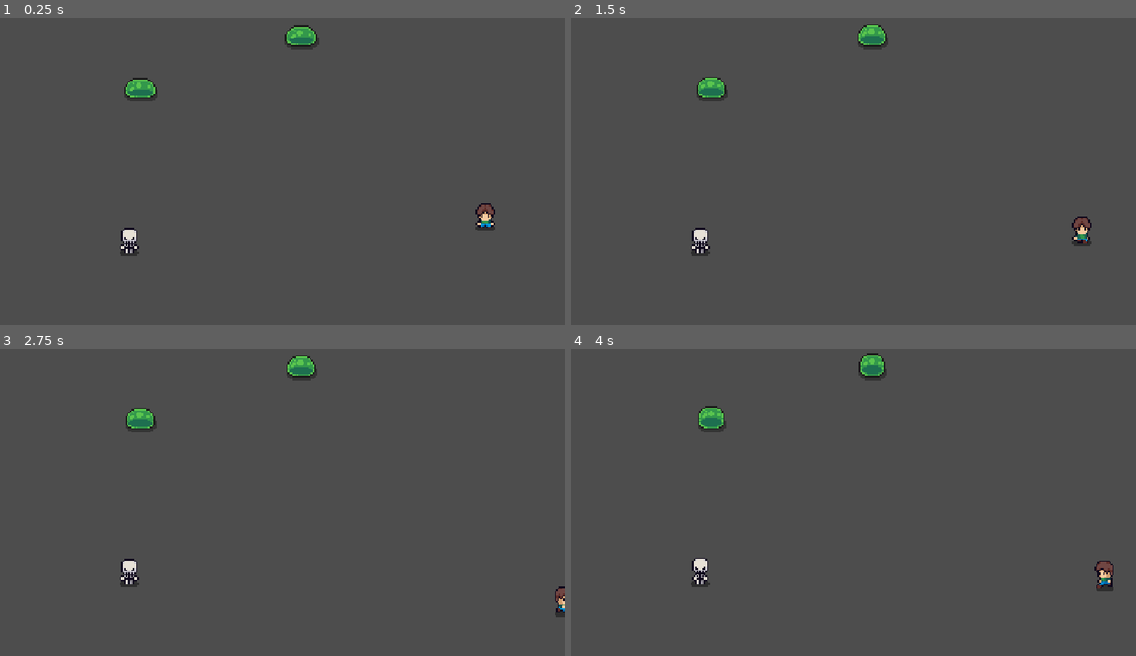
Above: before the commit, frames 1-4 (two rows, left to right).
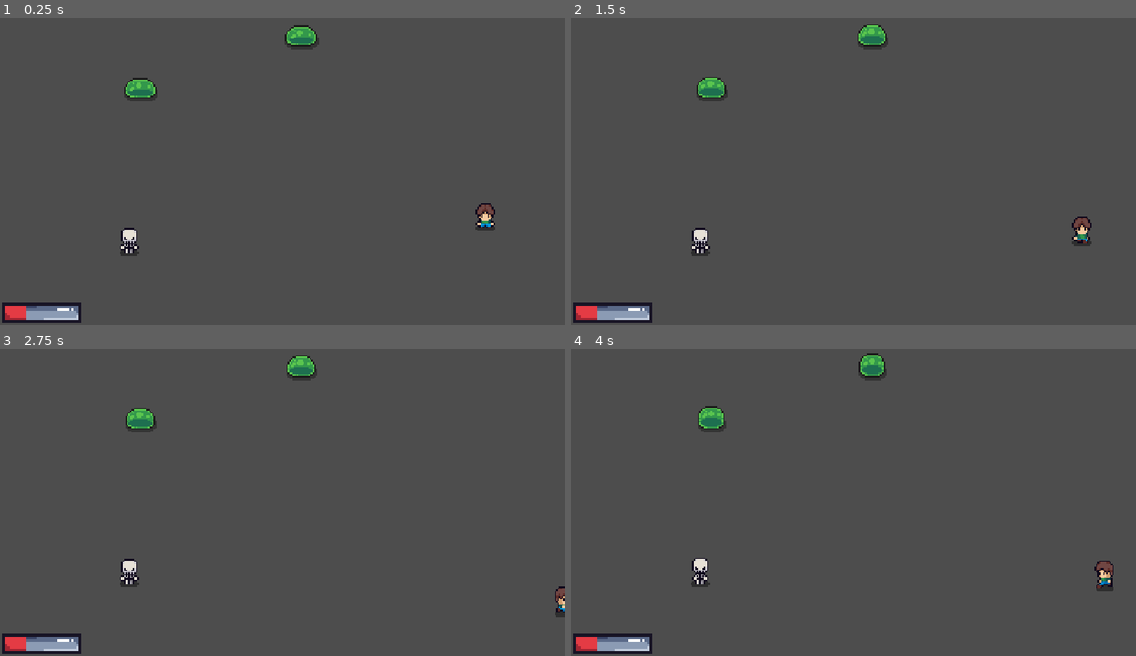
Above: after the commit, the same moments.

Repository: FaizeenHoque/thelastplot
Game: Godot game, scene res://Scenes/Default.tscn
Same seed, same stepped clock (60 frames per second), same inputs: the game is played once before the commit and once after it.
Inputs (mouse positions are in pixels of both pictures, inside the frame that each line leads up to):
- Up to frame 1 (0.25 s): no input
- Up to frame 2 (1.5 s): tap Enter at 0.5 s; move the mouse to (977, 150) at 0.52 s; hold D (MoveRight) 0.53-1.28 s; tap Space (Slash) at 0.6 s; click (977, 150) at 0.67 s; move the mouse to (740, 183) at 1.27 s; hold S (MoveDown) from 1.28 s (still down); tap Alt at 1.35 s
- Up to frame 3 (2.75 s): move the mouse to (339, 428) at 2.02 s; release S (MoveDown) at 2.03 s; hold D (MoveRight) from 2.03 s (still down); tap Shift at 2.1 s
- Up to frame 4 (4 s): move the mouse to (825, 560) at 2.77 s; release D (MoveRight) at 2.78 s; hold W (MoveUp) 2.78-3.53 s; tap Space (Slash) at 2.85 s; click (825, 560) at 2.92 s; move the mouse to (1023, 545) at 3.52 s; hold A (MoveLeft) from 3.53 s (still down); tap Alt at 3.6 s

The runs differ from the first frame. In frame 1, 0.9% of the frame differs, in the area x 0-15%, y 92-100%; in frame 2, 0.9%; in frame 3, 0.9%; in frame 4, 0.9%.

Commit message:
Added a basic weird looking health bar which ill change later

Diff:
--- a/Scenes/Default.tscn
+++ b/Scenes/Default.tscn
@@ -1,6 +1,7 @@
 [gd_scene format=3 uid="uid://behws84ce0p00"]
 
 [ext_resource type="PackedScene" uid="uid://dkmybd5xnniul" path="res://Scenes/player.tscn" id="1_c6y6c"]
+[ext_resource type="PackedScene" uid="uid://2rydxqlptngs" path="res://Scenes/hud.tscn" id="1_m4rby"]
 [ext_resource type="PackedScene" uid="uid://b331c7hq4tpm6" path="res://Scenes/skeleton.tscn" id="2_unpil"]
 [ext_resource type="PackedScene" uid="uid://bofeips6jd0fd" path="res://Scenes/slime.tscn" id="3_uuxpa"]
 
@@ -17,3 +18,5 @@
 
 [node name="Player" parent="." unique_id=720209454 instance=ExtResource("1_c6y6c")]
 position = Vector2(991, 429)
+
+[node name="HUD" parent="." unique_id=418181721 instance=ExtResource("1_m4rby")]
--- /dev/null
+++ b/Scenes/hud.tscn
@@ -0,0 +1,19 @@
+[gd_scene format=3 uid="uid://2rydxqlptngs"]
+
+[ext_resource type="Texture2D" uid="uid://wk03yk7pqr" path="res://Assets/UI/Bars/progress bar medium rounded under.png" id="1_bjfho"]
+[ext_resource type="Texture2D" uid="uid://c4to3glpoe236" path="res://Assets/UI/Bars/progress bar least rounded over.png" id="1_fccik"]
+[ext_resource type="Texture2D" uid="uid://bp0x50v6ncuer" path="res://Assets/UI/Bars/progress bar least rounded progress red.png" id="2_bjfho"]
+
+[node name="HUD" type="Node2D" unique_id=418181721]
+position = Vector2(0, 608)
+scale = Vector2(5, 5)
+
+[node name="TextureProgressBar" type="TextureProgressBar" parent="." unique_id=885799508]
+offset_left = 0.6
+offset_top = -1.1999999
+offset_right = 40.6
+offset_bottom = 38.8
+value = 30.0
+texture_under = ExtResource("1_bjfho")
+texture_over = ExtResource("1_fccik")
+texture_progress = ExtResource("2_bjfho")
--- a/Scenes/player.tscn
+++ b/Scenes/player.tscn
@@ -1,7 +1,7 @@
 [gd_scene format=3 uid="uid://dkmybd5xnniul"]
 
 [ext_resource type="Script" uid="uid://b50gt5alf8rrf" path="res://Scripts/player.gd" id="1_cvnsp"]
-[ext_resource type="Texture2D" uid="uid://e1nfefbv2img" path="res://Assets/Images/Player/Player.png" id="2_cvnsp"]
+[ext_resource type="Texture2D" uid="uid://e1nfefbv2img" path="res://Assets/Sprites/Player/Player.png" id="2_cvnsp"]
 [ext_resource type="AudioStream" uid="uid://dwrun6415sgy3" path="res://Assets/Audio/Swooosh.wav" id="3_6t5aa"]
 
 [sub_resource type="AtlasTexture" id="AtlasTexture_6t5aa"]
--- a/Scenes/skeleton.tscn
+++ b/Scenes/skeleton.tscn
@@ -1,7 +1,7 @@
 [gd_scene format=3 uid="uid://b331c7hq4tpm6"]
 
 [ext_resource type="Script" uid="uid://b518gwyylk7sp" path="res://Scripts/enemyV1.gd" id="1_81u3t"]
-[ext_resource type="Texture2D" uid="uid://dap5t2xjhr2tn" path="res://Assets/Images/Enemies/Skeleton.png" id="1_sfdtf"]
+[ext_resource type="Texture2D" uid="uid://dap5t2xjhr2tn" path="res://Assets/Sprites/Enemies/Skeleton.png" id="1_sfdtf"]
 [ext_resource type="AudioStream" uid="uid://xivgdqlhkcbh" path="res://Assets/Audio/Roar.wav" id="3_vd5x3"]
 
 [sub_resource type="AtlasTexture" id="AtlasTexture_lw4xn"]
--- a/Scenes/slime.tscn
+++ b/Scenes/slime.tscn
@@ -1,7 +1,7 @@
 [gd_scene format=3 uid="uid://bofeips6jd0fd"]
 
 [ext_resource type="Script" uid="uid://cgjaogogy327y" path="res://Scripts/enemyV2.gd" id="1_aiwxb"]
-[ext_resource type="Texture2D" uid="uid://cw4apv5ijsvyn" path="res://Assets/Images/Enemies/Slime_Green.png" id="1_jokqx"]
+[ext_resource type="Texture2D" uid="uid://cw4apv5ijsvyn" path="res://Assets/Sprites/Enemies/Slime_Green.png" id="1_jokqx"]
 [ext_resource type="AudioStream" uid="uid://xivgdqlhkcbh" path="res://Assets/Audio/Roar.wav" id="3_paq7w"]
 [ext_resource type="PackedScene" uid="uid://baqh1bucn5sb6" path="res://Effects/Particles/blood_particle_effect.tscn" id="4_paq7w"]
 
--- a/Scripts/enemyV1.gd
+++ b/Scripts/enemyV1.gd
@@ -75,6 +75,8 @@
 	$outerSight/radius.set_deferred("disabled", true)
 	$hitbox.set_deferred("disabled", true)
 
+	z_index = -100
+
 func _on_inner_sight_body_entered(body: Node2D) -> void:
 	if body.name == "Player":
 		target = body
--- a/Scripts/enemyV2.gd
+++ b/Scripts/enemyV2.gd
@@ -61,6 +61,8 @@
 	$outerSight/radius.set_deferred("disabled", true)
 	$hitbox.set_deferred("disabled", true)
 
+	z_index = -100
+
 func _on_inner_sight_body_entered(body: Node2D) -> void:
 	if body.name == "Player":
 		target = body
--- a/Scripts/player.gd
+++ b/Scripts/player.gd
@@ -2,6 +2,9 @@
 
 const SPEED = 150.0
 const SLASH_STRENGTH = 20
+
+var MAX_HEALTH: int
+var health: int
 
 var last_direction: Vector2 = Vector2.DOWN
 var is_slashing: bool = false
@@ -13,6 +16,9 @@
 @onready var range: Area2D = $Range
 
 func _ready() -> void:
+	health = PlayerStats.health
+	MAX_HEALTH = PlayerStats.max_health
+
 	range_offset = range.position
 
 func _physics_process(delta: float) -> void:
@@ -59,6 +65,10 @@
 	elif dir.y > 0:
 		animated_sprite_2d.play(prefix + "_down")
 
+func take_damage(amount: int) -> void:
+	health -= amount
+	PlayerStats.health = health
+
 func slash() -> void:
 	is_slashing = true
 	range.monitoring = true
--- /dev/null
+++ b/Scripts/player_stats.gd
@@ -0,0 +1,4 @@
+extends Node
+
+const max_health: int = 100
+var health: int = 100
--- a/project.godot
+++ b/project.godot
@@ -14,6 +14,10 @@
 run/main_scene="uid://behws84ce0p00"
 config/features=PackedStringArray("4.7", "GL Compatibility")
 config/icon="res://icon.svg"
+
+[autoload]
+
+PlayerStats="*uid://p6wgbyies4gj"
 
 [display]
 
Not shown, removed: Assets/Images/Animals/Chicken/Chicken.png.import
Not shown, removed: Assets/Images/Animals/Cow/Cow.png.import
Not shown, removed: Assets/Images/Animals/Pig/Pig.png.import
Not shown, removed: Assets/Images/Animals/Sheep/Sheep.png.import
Not shown, removed: Assets/Images/Enemies/Skeleton.png.import
Not shown, removed: Assets/Images/Enemies/Slime_Green.png.import
Not shown, removed: Assets/Images/Outdoor decoration/Bridge_Wood.png.import
Not shown, removed: Assets/Images/Outdoor decoration/Chest.png.import
Not shown, removed: Assets/Images/Outdoor decoration/Fences.png.import
Not shown, removed: Assets/Images/Outdoor decoration/House_1_Wood_Base_Blue.png.import
Not shown, removed: Assets/Images/Outdoor decoration/Oak_Tree.png.import
Not shown, removed: Assets/Images/Outdoor decoration/Oak_Tree_Small.png.import
(and 64 more such lines)
